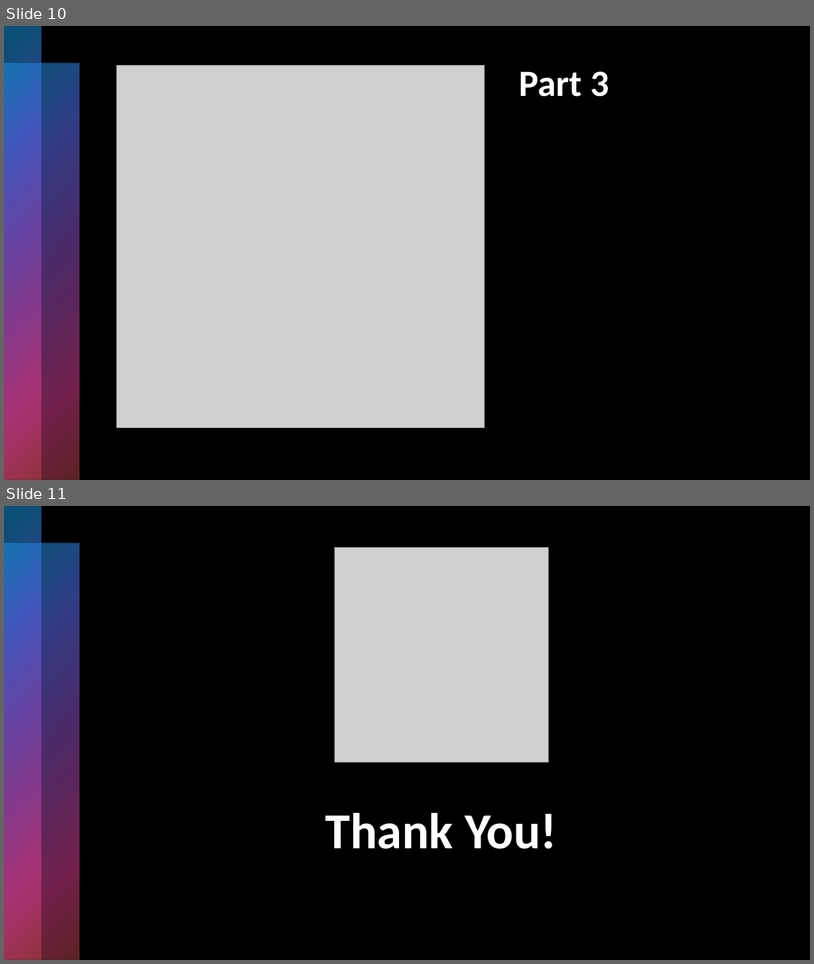
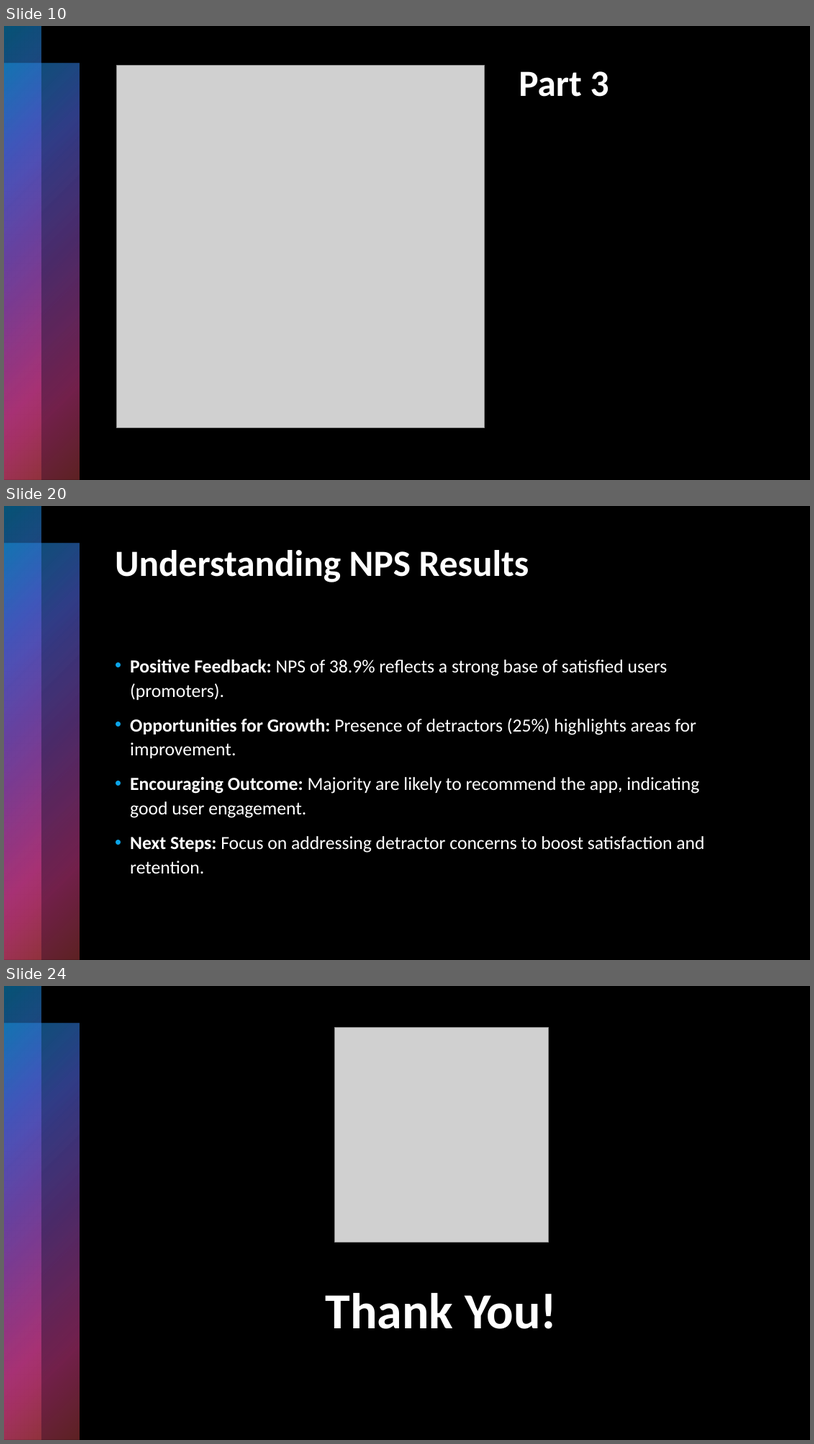
Before and after one commit to andrzejjnk/F1App, a slide deck: CEM/CEM.pptx. Shown one above the other, each under a label of ours: slides 10 and 11 before the commit, slides 10, 20 and 24 after it; the slides between them are not shown. The pictures are 814x964 and 814x1444 pixels, drawn with LibreOffice and Linux fonts; fonts in the diff are those of the drawing; grey boxes stand for pictures. Boxes give left, top, right and bottom in pixels: in the first picture for what was removed or moved away, otherwise in the second. Text is boxed around its words. In the diff, an @@ line names an element or a change of style, - is before the commit and + after.

```diff
--- a/CEM/CEM.pptx
+++ b/CEM/CEM.pptx
@@ slide 20 added at [4,506,810,960], background #000000; not listed: 2 template elements that a slide beside it also shows @@
@@ title added at [115,550,530,582], 44 pt, text #FFFFFF, bold @@
+Understanding NPS Results
@@ text added at [130,659,705,873], 22 pt, text #FFFFFF @@
+• Positive Feedback: NPS of 38.9% reflects a strong base of satisfied users (promoters).
+• Opportunities for Growth: Presence of detractors (25%) highlights areas for improvement.
+• Encouraging Outcome: Majority are likely to recommend the app, indicating good user engagement.
+• Next Steps: Focus on addressing detractor concerns to boost satisfaction and retention.
@@ what was slide 11 is now slide 24 @@
```
Also in this commit, not shown: 12 other slides added, 14 other files.
